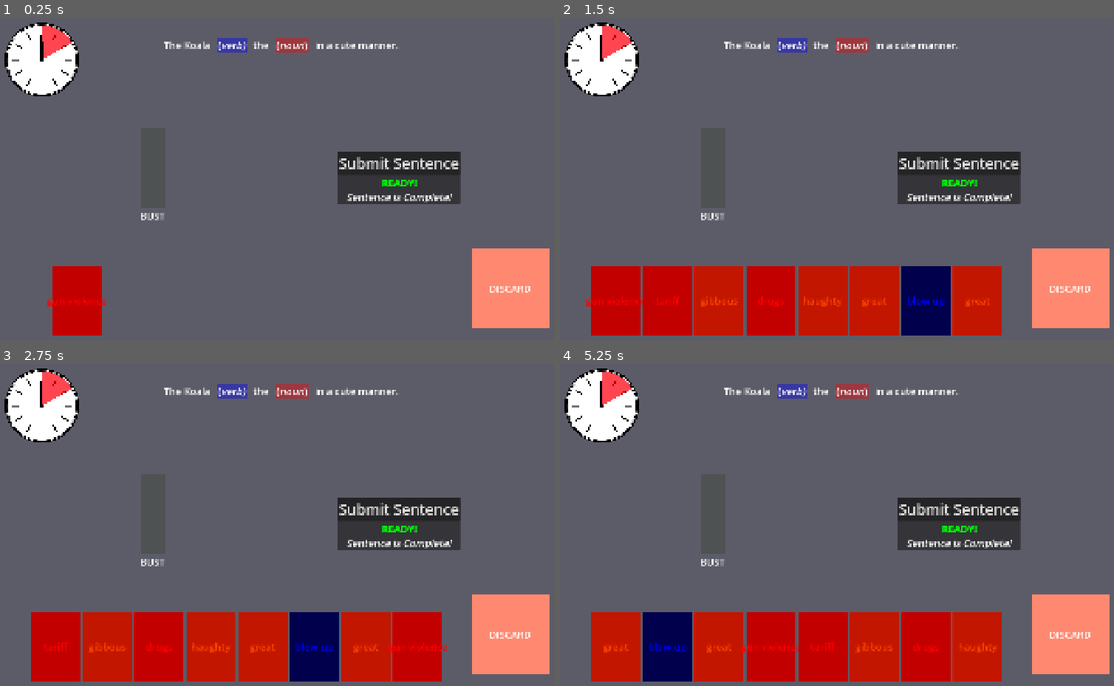
Above: before the commit, frames 1-4 (two rows, left to right).
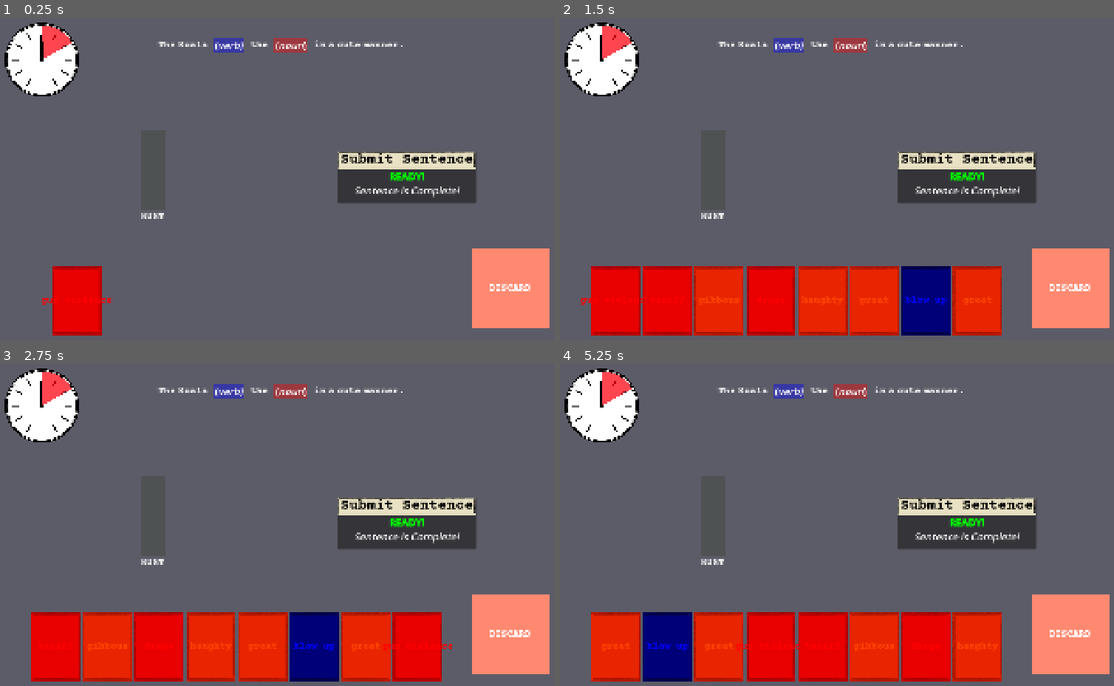
Above: after the commit, the same moments.

Repository: my-koala/PhilBuster
Game: Godot game, scene res://assets/main.tscn
Two runs of this game, one before a commit and one after it. Both use one fixed random seed, a clock stepped at 60 frames per second and the inputs below.
Inputs (mouse positions are in pixels of both pictures, inside the frame that each line leads up to):
- Up to frame 1 (0.25 s): no input
- Up to frame 2 (1.5 s): click (792, 43) at 0.52 s; click "blow up" at 1.25 s
- Up to frame 3 (2.75 s): click "gun violence" at 2 s
- Up to frame 4 (5.25 s): click "tariff" at 2.75 s; click "gibbous" at 3.5 s; click "drugs" at 4.25 s; click "haughty" at 5 s

The runs differ from the first frame. In frame 1, 4.9% of the frame differs, in the area x 7-96%, y 6-99%; in frame 2, 16%; in frame 3, 16%; in frame 4, 16%, in the area x 5-96%, y 6-99%.

Commit message:
Imported sprites for Bust meter + started implementing Godot Theme
The commit name says it all

Diff:
--- a/assets/clock/clock.tscn
+++ b/assets/clock/clock.tscn
@@ -80,7 +80,6 @@
 offset_right = 34.0
 offset_bottom = 40.0
 grow_horizontal = 2
-rotation = 150.796
 scale = Vector2(0.285, -4)
 size_flags_horizontal = 3
 size_flags_vertical = 3
--- a/assets/shop/shop.tscn
+++ b/assets/shop/shop.tscn
@@ -1,11 +1,12 @@
-[gd_scene load_steps=11 format=3 uid="uid://m0dkott85qmk"]
+[gd_scene load_steps=12 format=3 uid="uid://m0dkott85qmk"]
 
 [ext_resource type="Script" uid="uid://d23kpmtei5n5y" path="res://scripts/shop/flow_coordinator.gd" id="1_joqlw"]
-[ext_resource type="Script" uid="uid://dtxfpwtyg1a8t" path="res://assets/shop/shop.gd" id="1_u7rti"]
+[ext_resource type="Script" path="res://assets/shop/shop.gd" id="1_u7rti"]
 [ext_resource type="PackedScene" uid="uid://boskellw4qds0" path="res://assets/shop/menu_view.tscn" id="1_v8g57"]
+[ext_resource type="Theme" uid="uid://qm7h04x08t3m" path="res://assets/theme.tres" id="2_msibo"]
 [ext_resource type="Texture2D" uid="uid://m6n0tx1hfr6h" path="res://assets/shop/temp_background.png" id="3_lxv6y"]
 [ext_resource type="Script" uid="uid://b6ieeq5ts4te2" path="res://scripts/shop/shop_view.gd" id="4_k4ejo"]
-[ext_resource type="Script" uid="uid://dywu1p8i2ubxi" path="res://scripts/shop/deck_view.gd" id="5_u7rti"]
+[ext_resource type="Script" path="res://scripts/shop/deck_view.gd" id="5_u7rti"]
 [ext_resource type="PackedScene" uid="uid://d4n0r7gnn28om" path="res://assets/card/card_instance.tscn" id="7_vox5x"]
 
 [sub_resource type="LabelSettings" id="LabelSettings_joqlw"]
@@ -27,6 +28,7 @@
 anchors_preset = 0
 offset_right = 1920.0
 offset_bottom = 1080.0
+theme = ExtResource("2_msibo")
 script = ExtResource("1_joqlw")
 root_view = NodePath("menu_view")
 back_button = NodePath("heading_banner/button")
@@ -42,7 +44,6 @@
 color = Color(0.99, 0.94842, 0.8514, 1)
 
 [node name="menu_view" parent="flow_coordinator" instance=ExtResource("1_v8g57")]
-visible = false
 modulate = Color(1, 1, 1, 0.984314)
 layout_mode = 1
 
@@ -153,6 +154,7 @@
 vertical_alignment = 1
 
 [node name="deck_view" parent="flow_coordinator" instance=ExtResource("1_v8g57")]
+visible = false
 layout_mode = 1
 script = ExtResource("5_u7rti")
 
@@ -176,7 +178,6 @@
 offset_top = 112.0
 offset_right = 1043.0
 offset_bottom = 336.0
-can_drag = false
 
 [node name="progress_bar" type="ProgressBar" parent="flow_coordinator/deck_view"]
 layout_mode = 0
--- a/assets/theme.tres
+++ b/assets/theme.tres
@@ -1,8 +1,20 @@
-[gd_resource type="Theme" format=3 uid="uid://qm7h04x08t3m"]
+[gd_resource type="Theme" load_steps=4 format=3 uid="uid://qm7h04x08t3m"]
+
+[ext_resource type="FontFile" uid="uid://uojuf5ikdikq" path="res://assets/fonts/CourierPrime-Bold.ttf" id="1_wl1kw"]
+[ext_resource type="Texture2D" uid="uid://dv64ofp8dqvs8" path="res://assets/button/square button.png" id="2_lu33j"]
+
+[sub_resource type="StyleBoxTexture" id="StyleBoxTexture_wycmq"]
+texture = ExtResource("2_lu33j")
+texture_margin_left = 9.0
+texture_margin_right = 9.0
 
 [resource]
+Button/colors/font_color = Color(0, 0, 0, 1)
+Button/fonts/font = ExtResource("1_wl1kw")
+Button/styles/normal = SubResource("StyleBoxTexture_wycmq")
 HBoxContainer/constants/separation = 8
 Label/font_sizes/font_size = 32
+Label/fonts/font = ExtResource("1_wl1kw")
 RichTextLabel/font_sizes/bold_font_size = 32
 RichTextLabel/font_sizes/bold_italics_font_size = 32
 RichTextLabel/font_sizes/italics_font_size = 32
Binary file added: assets/bust_meter/Guillotine.png
Not shown, added: assets/bust_meter/Guillotine.png.import
Binary file added: assets/bust_meter/blade.png
Not shown, added: assets/bust_meter/blade.png.import
Not shown: 1 places in assets/shop/word_list_button.tscn that only renumber resources
